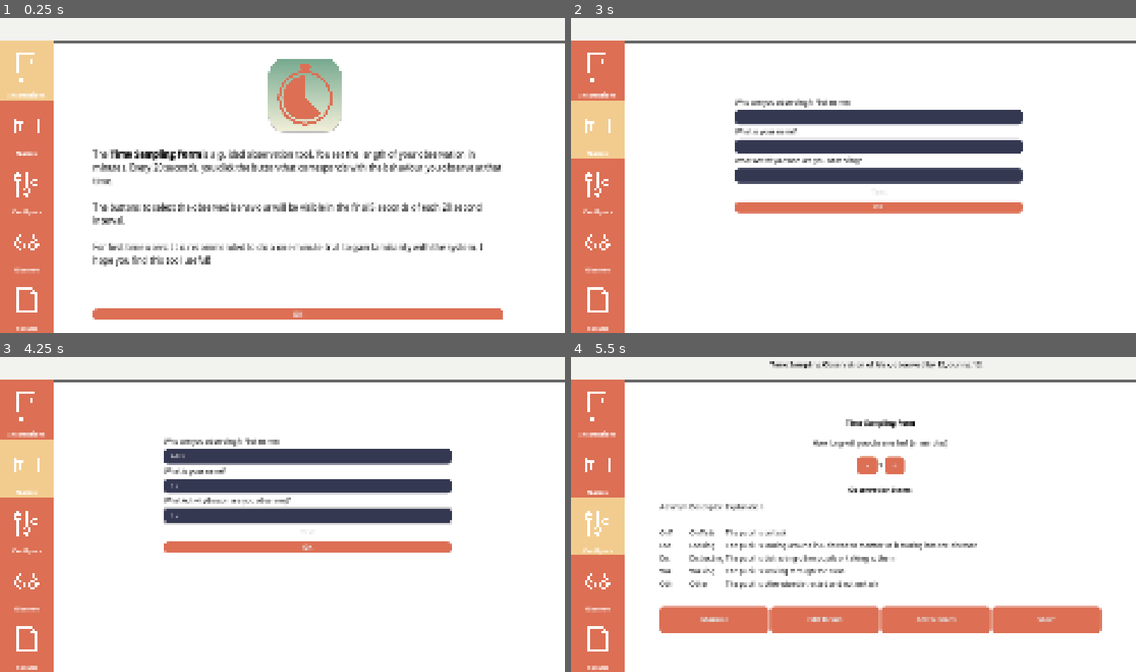
Above: before the commit, frames 1-4 (two rows, left to right).
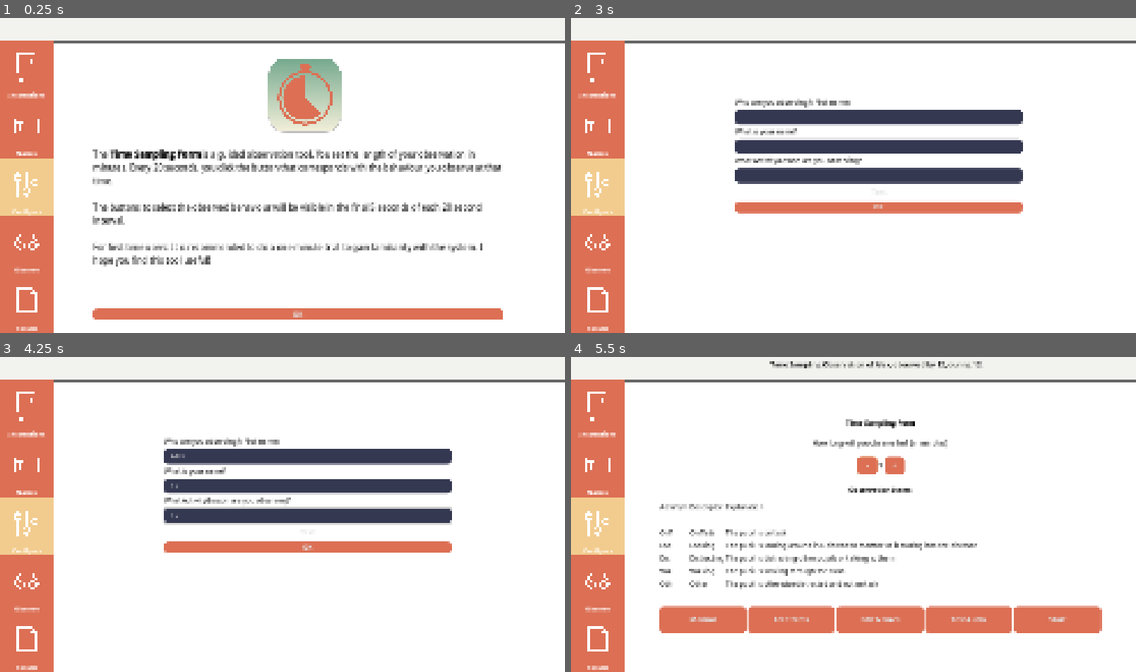
Above: after the commit, the same moments.

Repository: hobbesjaap/time-sampling-form
Game: Godot game, scene res://main_screen.tscn
The game is run twice, just before and just after one commit, with the same random seed, the same clock (stepped at 60 frames per second) and the same inputs.
Inputs (mouse positions are in pixels of both pictures, inside the frame that each line leads up to):
- Up to frame 1 (0.25 s): no input
- Up to frame 2 (3 s): click (966, 279) at 0.5 s, where only the run after the commit has a clickable "Test Audio"; click (1056, 279) at 1.25 s, where only the run after the commit has a clickable "Start"; click (1056, 279) at 2 s, where only the run after the commit has a clickable "Start"; click "OK" at 2.75 s
- Up to frame 3 (4.25 s): click (305, 454) at 3.52 s; type "Alex" at 3.6 s; click (305, 486) at 3.75 s; type "12" at 3.83 s; click (305, 514) at 3.98 s; type "12" at 4.07 s
- Up to frame 4 (5.5 s): click "OK" at 4.25 s; click "-" at 5 s

The runs differ from the first frame. In frame 1, 3.4% of the frame differs, in the area x 0-10%, y 7-63%; in frame 2, 3.3%; in frame 3, 3.3%; in frame 4, 0.9%.
Error before the commit: Invalid assignment of property or key 'web_release_version' with value of type 'Nil' on a base object of type 'Node (global_ints.gd)'. (res://main_screen.gd:43)
Error after the commit: Invalid assignment of property or key 'web_release_version' with value of type 'Nil' on a base object of type 'Node (global_ints.gd)'. (res://main_screen.gd:45)

Commit message:
added in audio cues to the observation part - added appropriate attribution to Kenney

Diff:
--- a/godot/ObservationWindow.gd
+++ b/godot/ObservationWindow.gd
@@ -20,6 +20,10 @@
 var time_lefts : int
 var toggle_observation : bool = false
 var observation_button_pressed : bool = false
+
+var sound_scored = preload("res://Assets/audio/scored.ogg")
+var sound_time_to_score = preload("res://Assets/audio/time_to_score.ogg")
+var sound_no_score = preload("res://Assets/audio/no_score.ogg")
 
 @onready var styleBox_highlight : StyleBoxFlat = $"%OneInstrPanel".get_theme_stylebox("panel").duplicate()
 @onready var styleBox_orig : StyleBoxFlat = $"%TwoNamesPanel".get_theme_stylebox("panel").duplicate()
@@ -74,6 +78,8 @@
 		print("We're at the five second mark!")
 		toggle_observation = true
 		$"Panel/BehaviourButtons".show()
+		$AudioPlayer.stream = sound_time_to_score
+		$AudioPlayer.play()
 
 
 func calculate_percentages() -> void:
@@ -102,6 +108,8 @@
 	if observation_button_pressed == false:
 		global_ints.six_behaviour_score += 1
 		global_ints.total_behaviours += 1
+		$AudioPlayer.stream = sound_no_score
+		$AudioPlayer.play()
 
 	observation_button_pressed = false
 
@@ -135,6 +143,8 @@
 	global_ints.one_behaviour_score += 1
 	global_ints.total_behaviours += 1
 	observation_button_pressed = true
+	$AudioPlayer.stream = sound_scored
+	$AudioPlayer.play()
 	$"Panel/BehaviourButtons".hide()
 	print(str(global_ints.one_behaviour_score))
 
@@ -143,6 +153,8 @@
 	global_ints.two_behaviour_score += 1
 	global_ints.total_behaviours += 1
 	observation_button_pressed = true
+	$AudioPlayer.stream = sound_scored
+	$AudioPlayer.play()
 	$"Panel/BehaviourButtons".hide()
 
 
@@ -150,6 +162,8 @@
 	global_ints.three_behaviour_score += 1
 	global_ints.total_behaviours += 1
 	observation_button_pressed = true
+	$AudioPlayer.stream = sound_scored
+	$AudioPlayer.play()
 	$"Panel/BehaviourButtons".hide()
 
 
@@ -157,6 +171,8 @@
 	global_ints.four_behaviour_score += 1
 	global_ints.total_behaviours += 1
 	observation_button_pressed = true
+	$AudioPlayer.stream = sound_scored
+	$AudioPlayer.play()
 	$"Panel/BehaviourButtons".hide()
 
 
@@ -164,6 +180,8 @@
 	global_ints.five_behaviour_score += 1
 	global_ints.total_behaviours += 1
 	observation_button_pressed = true
+	$AudioPlayer.stream = sound_scored
+	$AudioPlayer.play()
 	$"Panel/BehaviourButtons".hide()
 
 
--- a/godot/global_ints.gd
+++ b/godot/global_ints.gd
@@ -69,7 +69,7 @@
 var five_behaviour_percent : float
 
 func reset_all_vars() -> void:
-	observation_minutes = 15
+	observation_minutes = 10
 
 	generate_results = false
 
--- a/godot/main_screen.gd
+++ b/godot/main_screen.gd
@@ -23,6 +23,8 @@
 var update_text : String
 var text_buffer : String
 var os_list : Array = ["Linux", "Windows", "macOS", "OSX", "UWP", "X11", "FreeBSD", "NetBSD", "OpenBSD", "BSD"]
+
+var test_sound = preload("res://Assets/audio/time_to_score.ogg")
 
 @onready var minute_label = $"StartScreen/InstructionPanel/MinuteBox/MinuteLabel"
 @onready var styleBox_highlight : StyleBoxFlat = $"%OneInstrPanel".get_theme_stylebox("panel").duplicate()
@@ -312,3 +314,18 @@
 	$"%EditPanel".hide()
 	$"%EditResult".hide()
 	$"%EditMenu".hide()
+
+
+func _on_test_menu_id_pressed(id: int) -> void:
+	# At some point, I'd like to add shortcuts such as Command-R or Command-Q
+	# https://github.com/godotengine/godot/issues/82854
+	if id == 0:
+		global_ints.reset_all_vars()
+		var _ignore = get_tree().reload_current_scene()
+	if id == 1:
+		get_tree().quit()
+
+
+func _on_test_sound_pressed() -> void:
+	$StartScreen/AudioPlay.stream = test_sound
+	$StartScreen/AudioPlay.play()
--- a/godot/main_screen.tscn
+++ b/godot/main_screen.tscn
@@ -1205,11 +1205,9 @@
 unique_name_in_owner = true
 
 [node name="StartScreen" type="CanvasLayer" parent="."]
-visible = false
 
 [node name="InstructionPanel" type="Panel" parent="StartScreen"]
 unique_name_in_owner = true
-visible = false
 anchors_preset = 8
 anchor_left = 0.5
 anchor_top = 0.5
@@ -1336,6 +1334,12 @@
 theme = ExtResource("1")
 text = "BUT_EDIT_NM"
 
+[node name="TestSound" type="Button" parent="StartScreen/InstructionPanel/BottomButtons"]
+layout_mode = 2
+size_flags_horizontal = 3
+theme = ExtResource("1")
+text = "BUT_TEST_SND"
+
 [node name="Start" type="Button" parent="StartScreen/InstructionPanel/BottomButtons"]
 layout_mode = 2
 size_flags_horizontal = 3
@@ -1485,6 +1489,7 @@
 
 [node name="NameChangePanel" type="Panel" parent="StartScreen"]
 unique_name_in_owner = true
+visible = false
 anchors_preset = 8
 anchor_left = 0.5
 anchor_top = 0.5
@@ -1693,6 +1698,8 @@
 offset_bottom = 432.0
 theme = ExtResource("1")
 text = "UPD_TEXT2"
+
+[node name="AudioPlay" type="AudioStreamPlayer2D" parent="StartScreen"]
 
 [node name="EditScreen" type="CanvasLayer" parent="."]
 unique_name_in_owner = true
@@ -1864,6 +1871,7 @@
 
 [node name="ObservationWindow" type="CanvasLayer" parent="."]
 unique_name_in_owner = true
+visible = false
 script = ExtResource("7")
 
 [node name="Panel" type="Panel" parent="ObservationWindow"]
@@ -2095,6 +2103,8 @@
 unique_name_in_owner = true
 wait_time = 20.0
 
+[node name="AudioPlayer" type="AudioStreamPlayer2D" parent="ObservationWindow"]
+
 [node name="Results" type="CanvasLayer" parent="."]
 unique_name_in_owner = true
 visible = false
@@ -2462,6 +2472,21 @@
 text = "LAB_RESULTS"
 horizontal_alignment = 1
 
+[node name="AppMenuBar" type="MenuBar" parent="."]
+visible = false
+offset_left = 130.0
+offset_top = 68.0
+offset_right = 1253.0
+offset_bottom = 109.0
+
+[node name="FileMenu" type="PopupMenu" parent="AppMenuBar"]
+title = "File"
+item_count = 2
+item_0/text = "Reset"
+item_0/id = 0
+item_1/text = "Quit"
+item_1/id = 1
+
 [connection signal="request_completed" from="HTTPRequest" to="." method="_on_HTTPRequest_request_completed"]
 [connection signal="request_completed" from="HTTPRequest2" to="." method="_on_HTTPRequest2_request_completed"]
 [connection signal="button_down" from="StartScreen/InstructionPanel/MinuteBox/MinuteMinus" to="." method="_on_MinuteMinus_button_down"]
@@ -2471,6 +2496,7 @@
 [connection signal="pressed" from="StartScreen/InstructionPanel/BottomButtons/Manual" to="." method="_on_Manual_pressed"]
 [connection signal="pressed" from="StartScreen/InstructionPanel/BottomButtons/ChangeItems" to="." method="_on_ChangeItems_pressed"]
 [connection signal="pressed" from="StartScreen/InstructionPanel/BottomButtons/PupilName" to="." method="_on_PupilName_pressed"]
+[connection signal="pressed" from="StartScreen/InstructionPanel/BottomButtons/TestSound" to="." method="_on_test_sound_pressed"]
 [connection signal="pressed" from="StartScreen/InstructionPanel/BottomButtons/Start" to="." method="_on_Start_pressed"]
 [connection signal="pressed" from="StartScreen/NameChangePanel/NameContainer/OkButton" to="." method="_on_ok_button_pressed"]
 [connection signal="pressed" from="StartScreen/InstructionScreen/InstructionContainer/InsOkButton" to="." method="_on_InsOkButton_pressed"]
@@ -2492,3 +2518,4 @@
 [connection signal="pressed" from="Results/Panel/ResultMenu/SaveReport" to="Results" method="_on_SaveReport_pressed"]
 [connection signal="pressed" from="Results/Panel/EditMenu/CancelEdit" to="." method="_on_cancel_edit_pressed"]
 [connection signal="pressed" from="Results/Panel/EditMenu/SaveEdit" to="." method="_on_save_edit_pressed"]
+[connection signal="id_pressed" from="AppMenuBar/FileMenu" to="." method="_on_test_menu_id_pressed"]
--- a/godot/translation.csv
+++ b/godot/translation.csv
@@ -34,3 +34,4 @@
 LAB_CONFIG,Configure,x
 LAB_OBS,Observe,x
 LAB_RESULTS,Results,x
+BUT_TEST_SND,Test Audio,
Not shown, changed: COPYRIGHT.md
Not shown, added: godot/Assets/audio/no_score.ogg
Not shown, added: godot/Assets/audio/scored.ogg
Not shown, added: godot/Assets/audio/time_to_score.ogg
